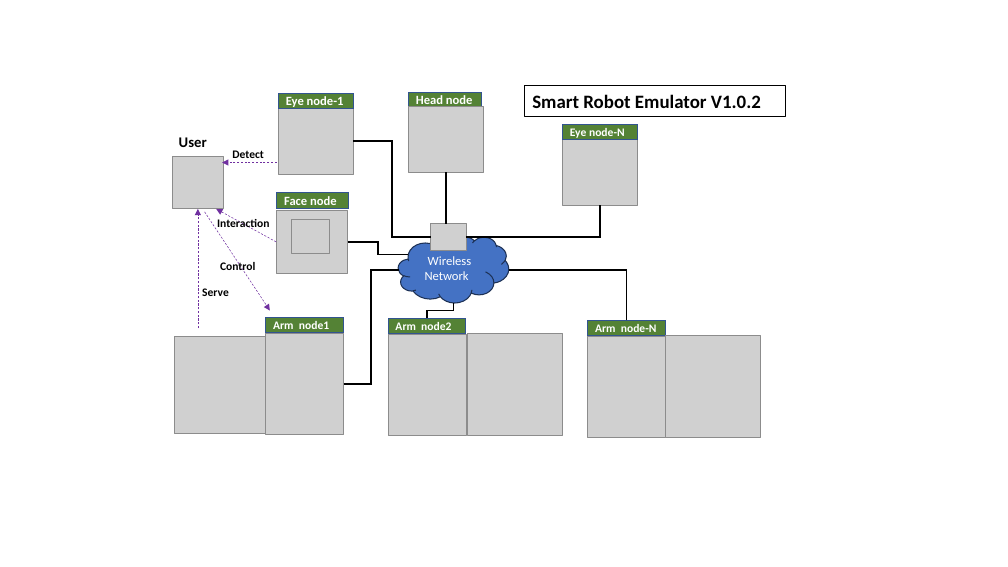
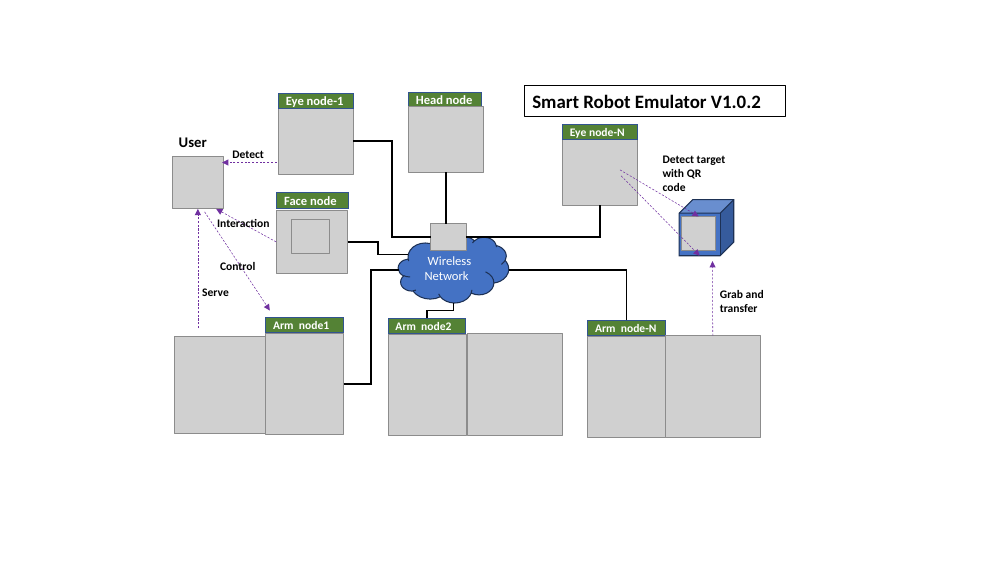
Before and after one commit to LiuYuancheng/Braccio_plus_robot_arm_control, a slide deck: slide 5 of doc/designDoc.pptx. Drawn at 1008x567 pixels with LibreOffice and Linux fonts; fonts in the diff are those of the drawing; grey boxes stand for pictures. Boxes give left, top, right and bottom in pixels: in the first picture for what was removed or moved away, otherwise in the second. Text is boxed around its words. In the diff, an @@ line names an element or a change of style, - is before the commit and + after.

```diff
--- a/doc/designDoc.pptx
+++ b/doc/designDoc.pptx
@@ arrow added from (620, 170) to (699, 216), #7030A0 0.5 pt dashed @@
@@ arrow added from (622, 176) to (699, 256), #7030A0 0.5 pt dashed @@
@@ text added at box(663, 155, 726, 191), 11 pt, text #000000, bold @@
+Detect target with QR code
@@ cube added at box(679, 200, 734, 256), fill #4472C4, outline #1E3256 1 pt @@
@@ picture added at box(681, 216, 716, 251) @@
@@ arrow added from (713, 336) to (713, 262), #7030A0 0.5 pt dashed @@
@@ text added at box(720, 290, 764, 312), 11 pt, text #000000, bold @@
+Grab and transfer
```
Also in this commit, not shown: 1 other file.
